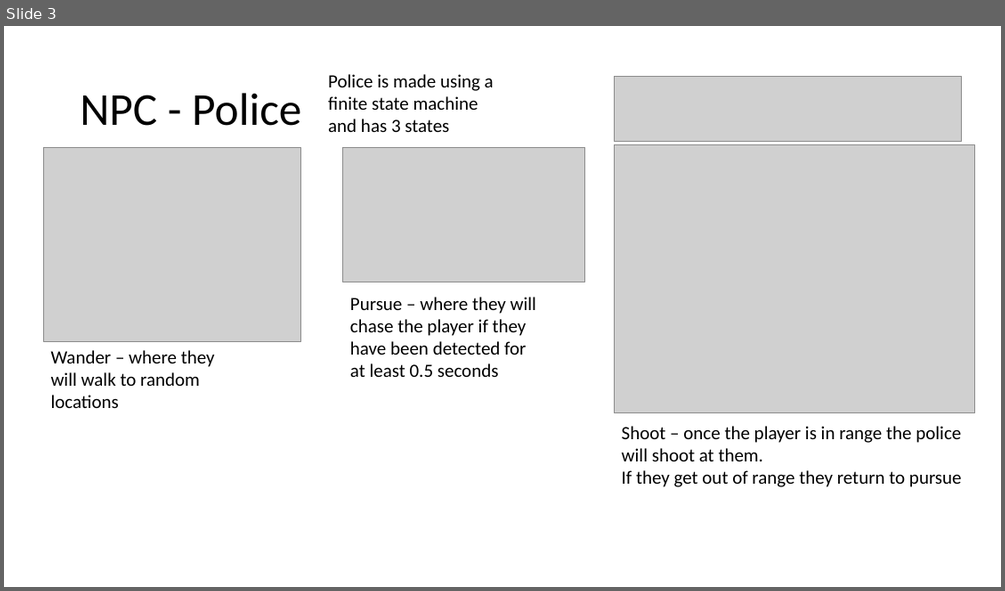
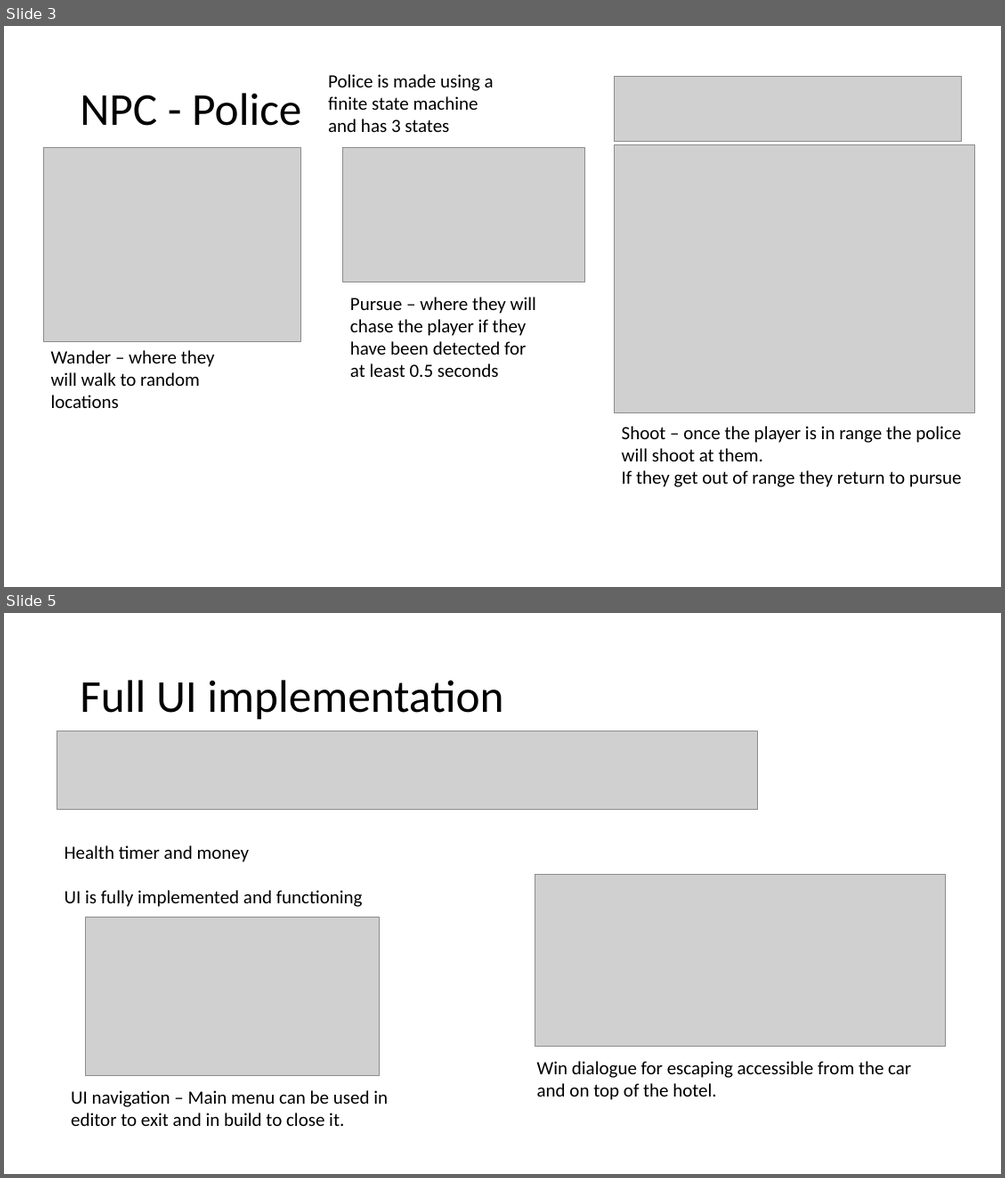
Before and after one commit to MatthiusM/GameConsole, a slide deck: GameProgress.pptx. Shown one above the other, each under a label of ours: slide 3 before the commit, slides 3 and 5 after it; the slides between them are not shown. The pictures are 1005x591 and 1005x1178 pixels, drawn with LibreOffice and Linux fonts; fonts in the diff are those of the drawing; grey boxes stand for pictures. Boxes give left, top, right and bottom in pixels: in the first picture for what was removed or moved away, otherwise in the second. Text is boxed around its words. In the diff, an @@ line names an element or a change of style, - is before the commit and + after.

```diff
--- a/GameProgress.pptx
+++ b/GameProgress.pptx
@@ slide 5 added at <box>4,613,1001,1174</box>, background #FFFFFF @@
@@ title added at <box>80,680,503,720</box>, 44 pt, text #000000 @@
+Full UI implementation
@@ picture added at <box>57,731,759,809</box> @@
@@ text added at <box>65,845,363,907</box>, 18 pt, text #000000 @@
+Health timer and money
+UI is fully implemented and functioning
@@ picture added at <box>535,875,946,1046</box> @@
@@ picture added at <box>85,916,379,1076</box> @@
@@ text added at <box>537,1061,911,1100</box>, 18 pt, text #000000 @@
+Win dialogue for escaping accessible from the car and on top of the hotel.
@@ text added at <box>71,1090,388,1126</box>, 18 pt, text #000000 @@
+UI navigation – Main menu can be used in editor to exit and in build to close it.
```
Also in this commit, not shown: 2 other slides added, 1 other file.
